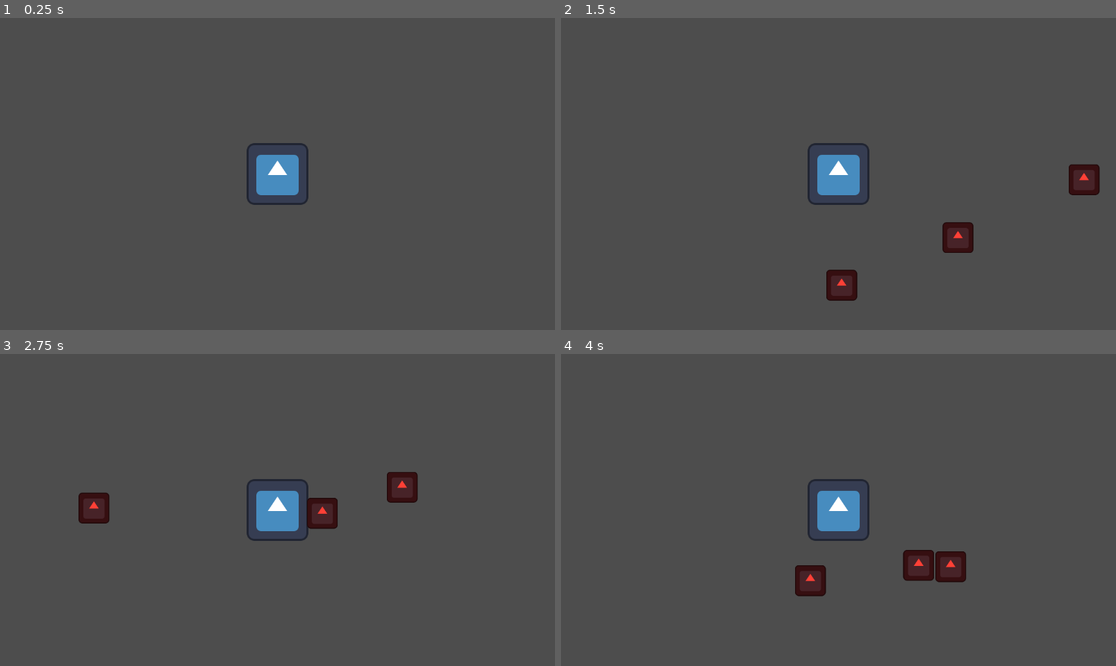
Above: before the commit, frames 1-4 (two rows, left to right).
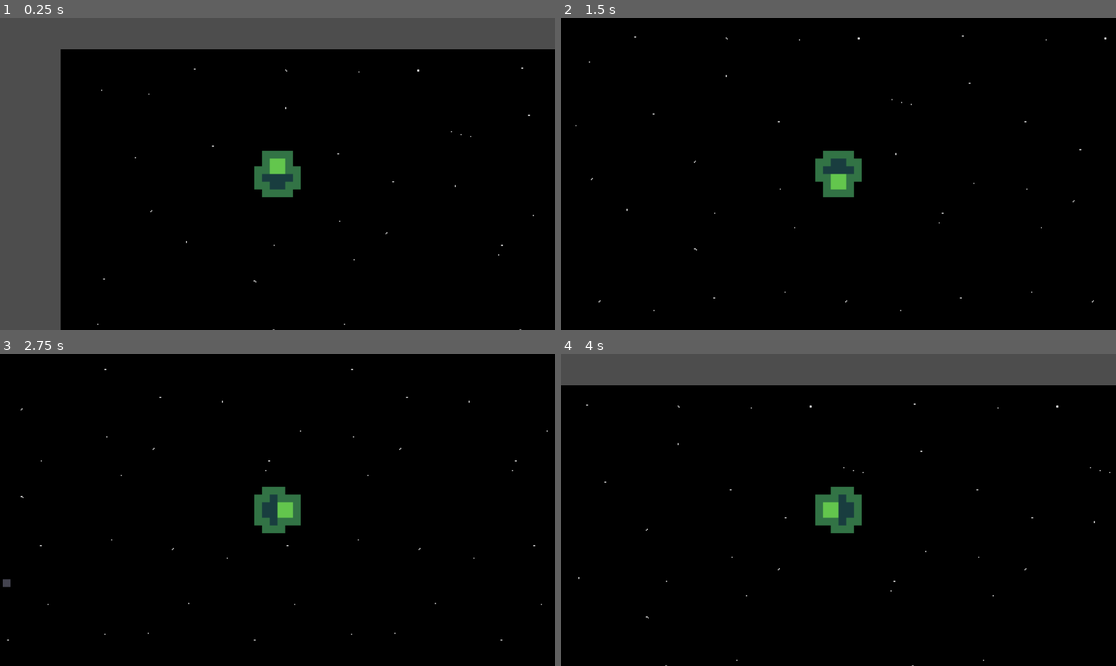
Above: after the commit, the same moments.

Repository: NTurner20/AutoShooter
Game: Godot game, scene res://world.tscn
The game is run twice, just before and just after one commit, with the same random seed, the same clock (stepped at 60 frames per second) and the same inputs. The engine's default icon, where the game draws it, is replaced by a stand-in: a white triangle on a blue panel in a dark square.
Inputs:
- Up to frame 1 (0.25 s): no input
- Up to frame 2 (1.5 s): tap Enter at 0.5 s; hold Right (ui_right) 0.53-1.28 s; hold Down (ui_down) from 1.28 s (still down)
- Up to frame 3 (2.75 s): release Down (ui_down) at 2.03 s; hold Right (ui_right) from 2.03 s (still down)
- Up to frame 4 (4 s): release Right (ui_right) at 2.78 s; hold Up (ui_up) 2.78-3.53 s; hold Left (ui_left) from 3.53 s (still down)

The runs differ from the first frame. In frame 1, 80% of the frame differs, in the area x 10-100%, y 10-100%; in frame 2, 100%, in the area x 0-100%, y 0-100%; in frame 3, 100%; in frame 4, 90%.

Commit message:
Health Bar?

Diff:
--- a/Bullet.gd
+++ b/Bullet.gd
@@ -12,5 +12,5 @@
 
 func _on_Bullet_body_entered(body: Node) -> void:
 	if body.is_in_group("enemies"):
-		body.queue_free()
+		body.take_hit()
 		queue_free()
--- a/Enemy.gd
+++ b/Enemy.gd
@@ -1,13 +1,43 @@
 extends CharacterBody2D
 
-@export var speed = 100
+@export var speed = 90
+@export var health = 2
+@export var xp_square_scene = preload("res://xp_particle.tscn")
+@export var min_xp_squares = 2
+@export var max_xp_squares = 6
+
 var player = null
 
 func _ready() -> void:
 	player = get_parent().get_node("Player")
+	$HealthBar.max_value = health
+	$HealthBar.value = health
+	$HealthBar.visible = false
 
 func _process(delta: float) -> void:
 	if player:
 		var direction = (player.position - position).normalized()
 		velocity = direction * speed * delta * 100
 		move_and_slide()
+
+func take_hit() -> void:
+	$HealthBar.visible = true
+	health -= 1
+	$HealthBar.value = health
+	if health <= 0:
+		die()
+
+func die() -> void:
+	var num_xp_squares = randi_range(min_xp_squares, max_xp_squares)
+	for i in range(num_xp_squares):
+		var xp_square = xp_square_scene.instantiate()
+		get_tree().get_root().add_child(xp_square)
+		xp_square.position = position
+
+
+		# Apply some random movement to each XP square
+		var direction = Vector2(randf_range(-1, 1), randf_range(-1, 1)).normalized()
+		var distance = randf_range(50, 100)  # Adjust as needed
+		xp_square.target_position = position + direction * distance
+
+	queue_free()
--- a/Player.gd
+++ b/Player.gd
@@ -6,9 +6,16 @@
 
 var speed_modifier = 1
 var time_since_last_shot = 0
+var xp = 0
+
+func _ready():
+	position = Vector2(
+		randf_range(0,  1000),
+		randf_range(0, 1000)
+	)
+
 func _process(delta):
 	var input_direction = Vector2.ZERO
-
 	if Input.is_action_pressed("ui_up"):
 		input_direction.y -= 1
 	if Input.is_action_pressed("ui_down"):
@@ -17,6 +24,9 @@
 		input_direction.x -= 1
 	if Input.is_action_pressed("ui_right"):
 		input_direction.x += 1
+
+	if input_direction != Vector2.ZERO:
+		rotation = input_direction.angle() + deg_to_rad(90)
 	velocity = input_direction.normalized() * speed * speed_modifier * 100 * delta
 	move_and_slide()
 
@@ -44,3 +54,12 @@
 				shortest_distance = distance
 				nearest_enemy = enemy
 	return nearest_enemy
+
+
+
+
+
+func _on_pickup_area_area_entered(area):
+	if area.is_in_group('xp'):
+		xp += 1
+		area.get_parent().queue_free()
--- /dev/null
+++ b/UI/XPUI.gd
@@ -0,0 +1,13 @@
+extends Control
+
+var player: Node = null
+# Called when the node enters the scene tree for the first time.
+func _ready():
+	size = Vector2(200,50)
+	player = get_tree().get_root().get_node("World/Player")
+
+
+# Called every frame. 'delta' is the elapsed time since the previous frame.
+func _process(delta):
+	if player:
+		$Label.text = "XP: " + str(player.xp)
--- /dev/null
+++ b/UI/XPUI.tscn
@@ -0,0 +1,22 @@
+[gd_scene load_steps=2 format=3 uid="uid://by1g80fk1c3p6"]
+
+[ext_resource type="Script" path="res://UI/XPUI.gd" id="1_pmt07"]
+
+[node name="Xpui" type="Control"]
+layout_mode = 3
+anchors_preset = 15
+anchor_right = 1.0
+anchor_bottom = 1.0
+grow_horizontal = 2
+grow_vertical = 2
+script = ExtResource("1_pmt07")
+
+[node name="Label" type="Label" parent="."]
+layout_mode = 1
+anchors_preset = 1
+anchor_left = 1.0
+anchor_right = 1.0
+offset_left = -40.0
+offset_bottom = 23.0
+grow_horizontal = 0
+text = "TEXT"
--- /dev/null
+++ b/UI/upgrade_card.tscn
@@ -0,0 +1,36 @@
+[gd_scene format=3 uid="uid://6d4mqr0546tc"]
+
+[node name="Upgrade Card" type="Control"]
+custom_minimum_size = Vector2(500, 200)
+layout_mode = 3
+anchors_preset = 15
+anchor_right = 1.0
+anchor_bottom = 1.0
+grow_horizontal = 2
+grow_vertical = 2
+
+[node name="Button" type="Button" parent="."]
+layout_mode = 1
+anchors_preset = 8
+anchor_left = 0.5
+anchor_top = 0.5
+anchor_right = 0.5
+anchor_bottom = 0.5
+offset_left = -59.0
+offset_top = -36.0
+offset_right = 59.0
+offset_bottom = 36.0
+grow_horizontal = 2
+grow_vertical = 2
+
+[node name="Label" type="Label" parent="Button"]
+layout_mode = 1
+anchors_preset = 15
+anchor_right = 1.0
+anchor_bottom = 1.0
+grow_horizontal = 2
+grow_vertical = 2
+text = "1
+"
+horizontal_alignment = 1
+vertical_alignment = 1
--- a/assets/square.tres
+++ /dev/null
@@ -1,3 +0,0 @@
-[gd_resource type="ImageTexture" format=3 uid="uid://qr171cgjdnqf"]
-
-[resource]
--- /dev/null
+++ b/background_tile_map.gd
@@ -0,0 +1,12 @@
+extends TileMap
+
+@export var tile_ids = [0, 1, 2]  # The IDs of the tiles in the TileSet
+@export var map_width = 1000  # Adjust as needed
+@export var map_height = 1000  # Adjust as needed
+
+func _ready():
+	randomize()
+	for x in range(map_width):
+		for y in range(map_height):
+			var tile_id = tile_ids[randi() % tile_ids.size()]
+			set_cell(0,Vector2i(x, y), tile_id,Vector2i.ZERO)
--- /dev/null
+++ b/background_tile_map.tscn
@@ -0,0 +1,32 @@
+[gd_scene load_steps=9 format=3 uid="uid://d1hhgi1hptbkc"]
+
+[ext_resource type="Texture2D" uid="uid://bge6vgpk8go76" path="res://assets/Background-01.png" id="1_a86mv"]
+[ext_resource type="Texture2D" uid="uid://crqgvtr5rrh1y" path="res://assets/Background-02.png" id="2_nvmut"]
+[ext_resource type="Texture2D" uid="uid://dmv6gq15rh4k5" path="res://assets/Background-03.png" id="3_aqyuq"]
+[ext_resource type="Script" path="res://background_tile_map.gd" id="4_pl8vm"]
+
+[sub_resource type="TileSetAtlasSource" id="TileSetAtlasSource_c0yfa"]
+texture = ExtResource("1_a86mv")
+texture_region_size = Vector2i(512, 512)
+0:0/0 = 0
+
+[sub_resource type="TileSetAtlasSource" id="TileSetAtlasSource_kmtwc"]
+texture = ExtResource("2_nvmut")
+texture_region_size = Vector2i(512, 512)
+0:0/0 = 0
+
+[sub_resource type="TileSetAtlasSource" id="TileSetAtlasSource_ushhk"]
+texture = ExtResource("3_aqyuq")
+texture_region_size = Vector2i(512, 512)
+0:0/0 = 0
+
+[sub_resource type="TileSet" id="TileSet_0407m"]
+tile_size = Vector2i(512, 512)
+sources/0 = SubResource("TileSetAtlasSource_c0yfa")
+sources/1 = SubResource("TileSetAtlasSource_kmtwc")
+sources/2 = SubResource("TileSetAtlasSource_ushhk")
+
+[node name="BackgroundTileMap" type="TileMap"]
+tile_set = SubResource("TileSet_0407m")
+format = 2
+script = ExtResource("4_pl8vm")
--- a/enemy.tscn
+++ b/enemy.tscn
@@ -16,3 +16,14 @@
 
 [node name="CollisionShape2D" type="CollisionShape2D" parent="."]
 shape = SubResource("RectangleShape2D_1lvro")
+
+[node name="HealthBar" type="ProgressBar" parent="."]
+modulate = Color(1, 0, 0, 1)
+offset_left = -32.0
+offset_top = -59.0
+offset_right = 31.0
+offset_bottom = -39.0
+max_value = 2.0
+step = 1.0
+value = 1.0
+show_percentage = false
--- a/player.tscn
+++ b/player.tscn
@@ -1,16 +1,28 @@
-[gd_scene load_steps=4 format=3 uid="uid://pyuh7mfep4r2"]
+[gd_scene load_steps=5 format=3 uid="uid://pyuh7mfep4r2"]
 
 [ext_resource type="Script" path="res://Player.gd" id="1_rn0di"]
-[ext_resource type="Texture2D" uid="uid://2ffhr7rc3hvo" path="res://icon.svg" id="2_ank57"]
+[ext_resource type="Texture2D" uid="uid://cu723eeay4v4t" path="res://assets/Player.png" id="2_ercbj"]
 
 [sub_resource type="RectangleShape2D" id="RectangleShape2D_gotbo"]
-size = Vector2(128, 128)
+size = Vector2(160, 160)
+
+[sub_resource type="CircleShape2D" id="CircleShape2D_88raj"]
+radius = 145.129
 
 [node name="Player" type="CharacterBody2D"]
+scale = Vector2(0.8, 0.8)
 script = ExtResource("1_rn0di")
 
 [node name="Sprite2D" type="Sprite2D" parent="."]
-texture = ExtResource("2_ank57")
+texture = ExtResource("2_ercbj")
 
 [node name="CollisionShape2D" type="CollisionShape2D" parent="."]
 shape = SubResource("RectangleShape2D_gotbo")
+
+[node name="Pickup Area" type="Area2D" parent="."]
+
+[node name="CollisionShape2D" type="CollisionShape2D" parent="Pickup Area"]
+shape = SubResource("CircleShape2D_88raj")
+
+[connection signal="area_entered" from="Pickup Area" to="." method="_on_pickup_area_area_entered"]
+[connection signal="body_entered" from="Pickup Area" to="." method="_on_pickup_area_body_entered"]
--- a/world.gd
+++ b/world.gd
@@ -2,7 +2,8 @@
 
 @export var enemy_scene = preload("res://Enemy.tscn")
 @export var spawn_interval = 2.0  # Time between spawns in seconds
-@export var spawn_area_size = Vector2(500, 500)  # Size of the spawn area
+@export var player_scene = preload("res://player.tscn")
+@export var spawn_area_size = Vector2(1000, 1000)  # Size of the spawn area
 @export var max_enemies = 10  # Maximum number of enemies in the scene
 
 var time_since_last_spawn = 0.0
@@ -20,8 +21,8 @@
 func spawn_enemy() -> void:
 	var enemy = enemy_scene.instantiate()
 	var spawn_position = Vector2(
-		randf_range(-spawn_area_size.x / 2, spawn_area_size.x / 2),
-		randf_range(-spawn_area_size.y / 2, spawn_area_size.y / 2)
+		randf_range(0,  spawn_area_size.x),
+		randf_range(0, spawn_area_size.y)
 	)
 	enemy.position = spawn_position
 	add_child(enemy)
--- a/world.tscn
+++ b/world.tscn
@@ -1,21 +1,43 @@
-[gd_scene load_steps=4 format=3 uid="uid://pvhudahfe4ir"]
+[gd_scene load_steps=6 format=3 uid="uid://pvhudahfe4ir"]
 
 [ext_resource type="PackedScene" uid="uid://pyuh7mfep4r2" path="res://player.tscn" id="1_3y3iw"]
 [ext_resource type="Script" path="res://world.gd" id="1_6g4vh"]
-[ext_resource type="PackedScene" uid="uid://bt1sjlwgxjm4j" path="res://enemy.tscn" id="2_hvn0u"]
+[ext_resource type="PackedScene" uid="uid://d1hhgi1hptbkc" path="res://background_tile_map.tscn" id="3_5ops0"]
+[ext_resource type="PackedScene" uid="uid://by1g80fk1c3p6" path="res://UI/XPUI.tscn" id="4_h6sth"]
+[ext_resource type="PackedScene" uid="uid://6d4mqr0546tc" path="res://UI/upgrade_card.tscn" id="5_imots"]
 
 [node name="World" type="Node2D"]
 script = ExtResource("1_6g4vh")
+
+[node name="BackgroundTileMap" parent="." instance=ExtResource("3_5ops0")]
+z_index = -1
 
 [node name="Player" parent="." instance=ExtResource("1_3y3iw")]
 
 [node name="Camera2D" type="Camera2D" parent="Player"]
 
-[node name="Enemy" parent="." instance=ExtResource("2_hvn0u")]
-position = Vector2(718, 316)
+[node name="CanvasLayer" type="CanvasLayer" parent="."]
+visible = false
 
-[node name="Enemy2" parent="." instance=ExtResource("2_hvn0u")]
-position = Vector2(348, 524)
+[node name="Xpui" parent="CanvasLayer" instance=ExtResource("4_h6sth")]
 
-[node name="Enemy3" parent="." instance=ExtResource("2_hvn0u")]
-position = Vector2(1008, 106)
+[node name="MarginContainer" type="MarginContainer" parent="CanvasLayer"]
+anchors_preset = 15
+anchor_right = 1.0
+anchor_bottom = 1.0
+offset_left = -178.0
+offset_right = 178.0
+grow_horizontal = 2
+grow_vertical = 2
+
+[node name="HBoxContainer" type="HBoxContainer" parent="CanvasLayer/MarginContainer"]
+layout_mode = 2
+
+[node name="Upgrade Card" parent="CanvasLayer/MarginContainer/HBoxContainer" instance=ExtResource("5_imots")]
+layout_mode = 2
+
+[node name="Upgrade Card2" parent="CanvasLayer/MarginContainer/HBoxContainer" instance=ExtResource("5_imots")]
+layout_mode = 2
+
+[node name="Upgrade Card3" parent="CanvasLayer/MarginContainer/HBoxContainer" instance=ExtResource("5_imots")]
+layout_mode = 2
--- /dev/null
+++ b/xp_particle.gd
@@ -0,0 +1,10 @@
+extends Node2D
+
+@export var target_position: Vector2
+
+var t = 0.0
+
+func _physics_process(delta):
+	t += delta * 0.4
+
+	position = position.lerp(target_position,t)
--- /dev/null
+++ b/xp_particle.tscn
@@ -0,0 +1,19 @@
+[gd_scene load_steps=4 format=3 uid="uid://cfwn3turwsi0e"]
+
+[ext_resource type="Texture2D" uid="uid://cvlqt34s62oof" path="res://assets/square.png" id="1_ahq0v"]
+[ext_resource type="Script" path="res://xp_particle.gd" id="1_vp2ml"]
+
+[sub_resource type="RectangleShape2D" id="RectangleShape2D_bnrcp"]
+size = Vector2(16, 16)
+
+[node name="XP_Particle" type="Node2D"]
+script = ExtResource("1_vp2ml")
+
+[node name="Sprite2D" type="Sprite2D" parent="."]
+modulate = Color(0.0117647, 1, 1, 1)
+texture = ExtResource("1_ahq0v")
+
+[node name="Area2D" type="Area2D" parent="." groups=["xp"]]
+
+[node name="CollisionShape2D" type="CollisionShape2D" parent="Area2D"]
+shape = SubResource("RectangleShape2D_bnrcp")
Binary file added: assets/Background-01.png
Not shown, added: assets/Background-01.png.import
Binary file added: assets/Background-02.png
Not shown, added: assets/Background-02.png.import
Binary file added: assets/Background-03.png
Not shown, added: assets/Background-03.png.import
Binary file added: assets/Player.png
Not shown, added: assets/Player.png.import
